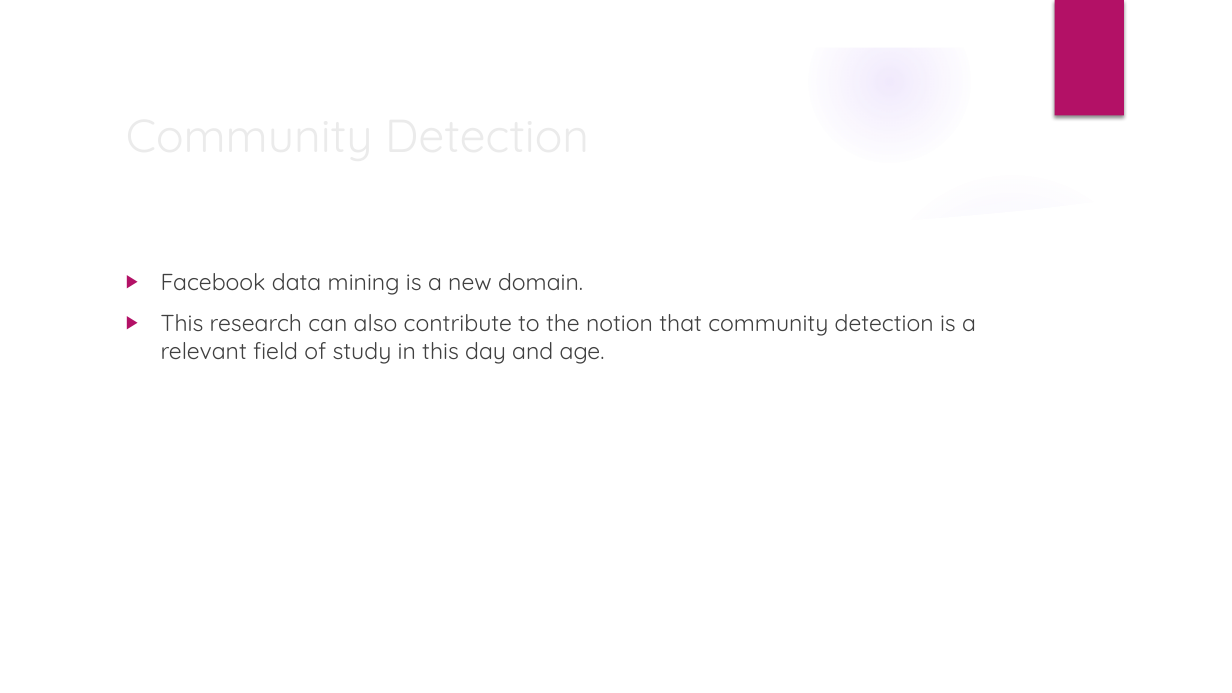
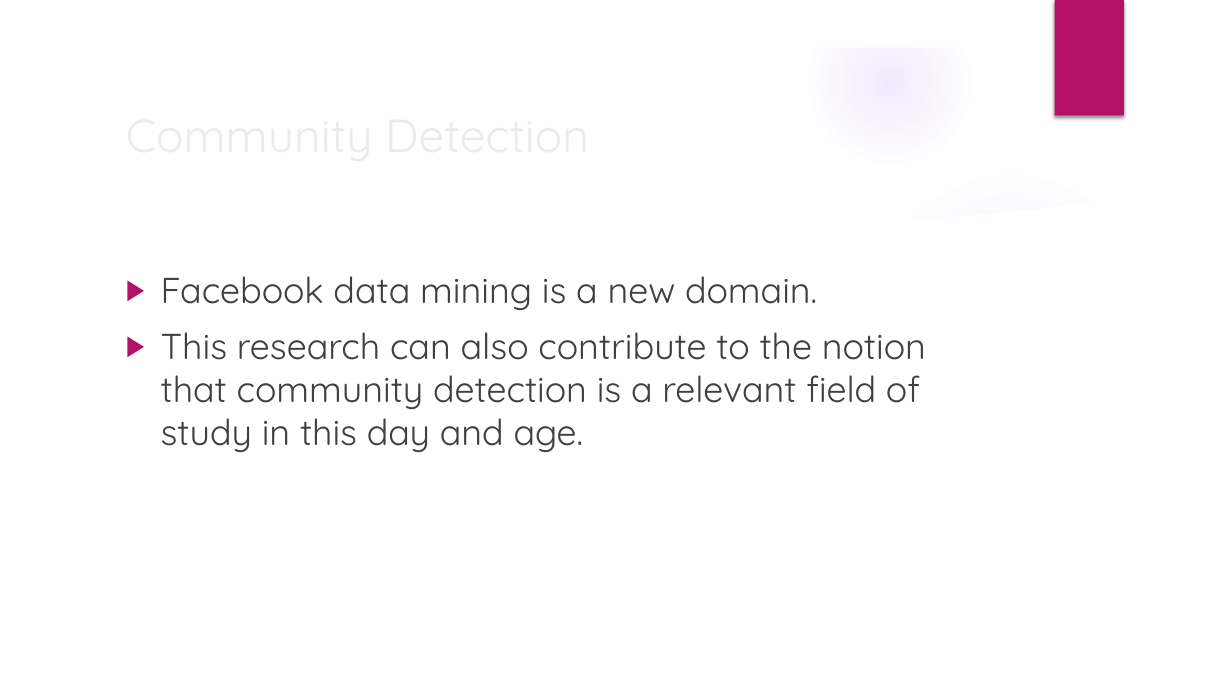
Before and after one commit to JNM-2T17/STMETRE, a slide deck: slide 12 of STMETRE_FernandezPobleteSanPedroTan_Presentation_v1.pptx (slide 13 before the commit). Drawn at 1232x693 pixels with LibreOffice and Linux fonts; fonts in the diff are those of the drawing; background and template pictures are left out. Boxes give left, top, right and bottom in pixels: in the first picture for what was removed or moved away, otherwise in the second. Text is boxed around its words. In the diff, an @@ line names an element or a change of style, - is before the commit and + after.

```diff
--- a/STMETRE_FernandezPobleteSanPedroTan_Presentation_v1.pptx
+++ b/STMETRE_FernandezPobleteSanPedroTan_Presentation_v1.pptx
@@ text "Facebook data mining is a ..." at (x1=161, y1=276, x2=926, y2=452): size 18 to 28 pt @@
```
Also in this commit, not shown: 7 other slides changed, 2 slides added, 2 slides removed.
